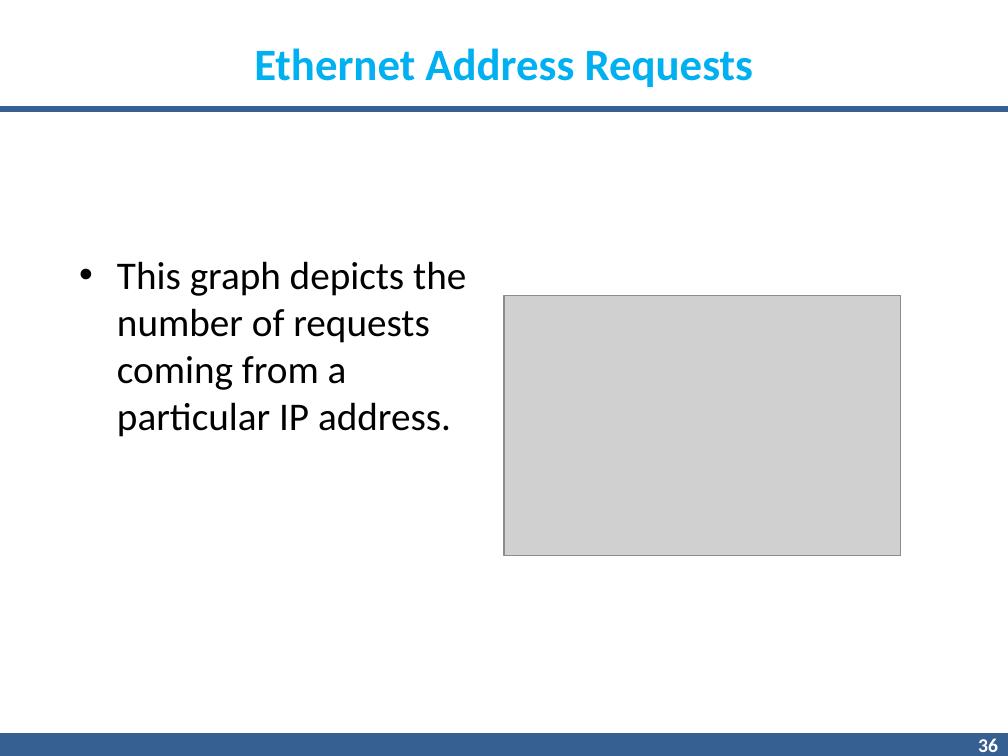
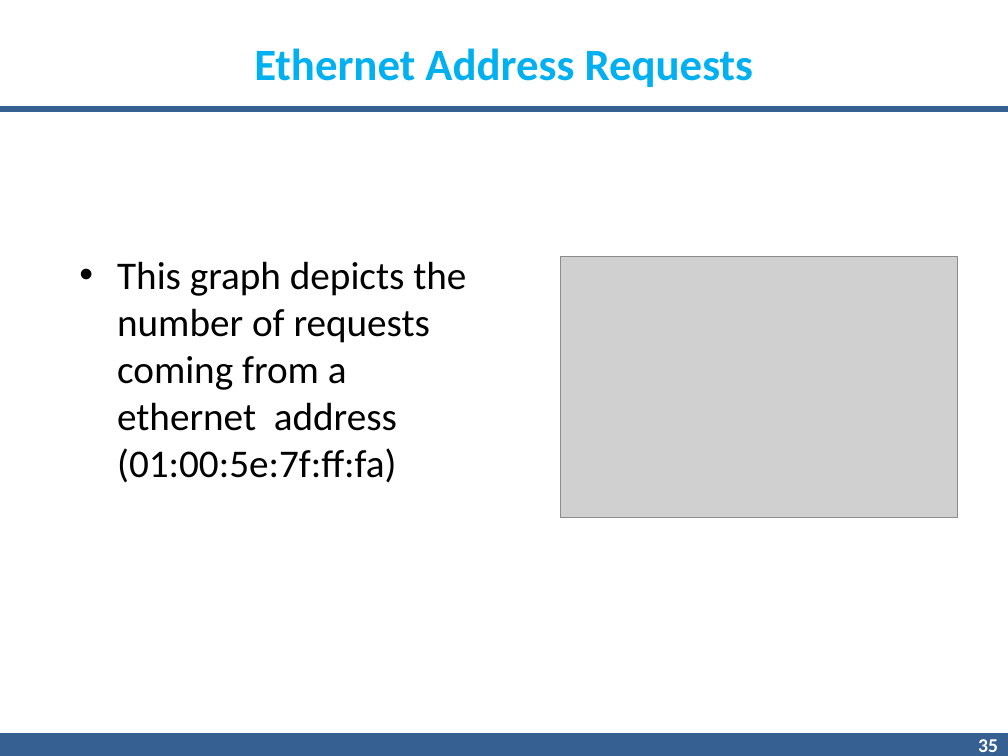
Before and after one commit to gnnain/Pcap_Reader, a slide deck: slide 35 of 7.pptx (slide 36 before the commit). Drawn at 1008x756 pixels with LibreOffice and Linux fonts; fonts in the diff are those of the drawing; grey boxes stand for pictures; background and template pictures are left out. Boxes give left, top, right and bottom in pixels: in the first picture for what was removed or moved away, otherwise in the second. Text is boxed around its words. In the diff, an @@ line names an element or a change of style, - is before the commit and + after.

```diff
--- a/7.pptx
+++ b/7.pptx
@@ text at <box>117,261,466,483</box>: text changed @@
-• This graph depicts the number of requests coming from a particular IP address.
+• This graph depicts the number of requests coming from a ethernet address (01:00:5e:7f:ff:fa)
@@ picture: place and size @@
-picture at <box>504,295,901,555</box>
+picture at <box>560,257,958,517</box>
@@ page number at <box>978,739,998,752</box>: text changed @@
-36
+35
```
Also in this commit, not shown: 12 other slides changed, 2 slides added, 2 slides removed.
